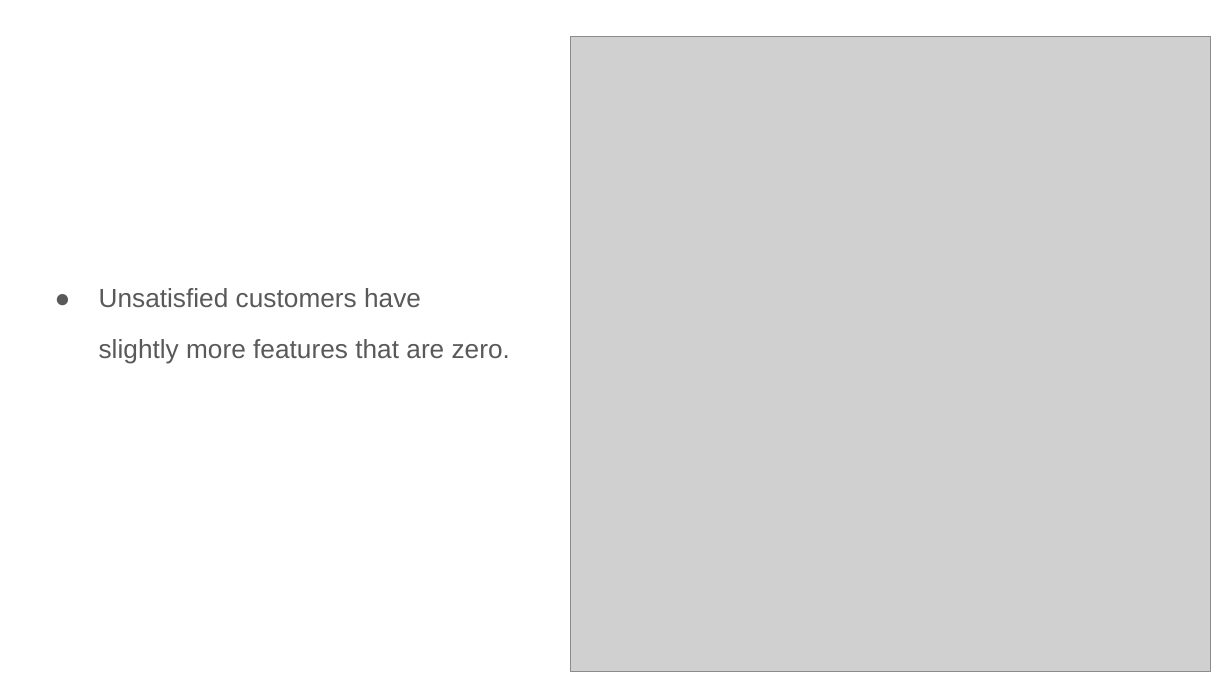
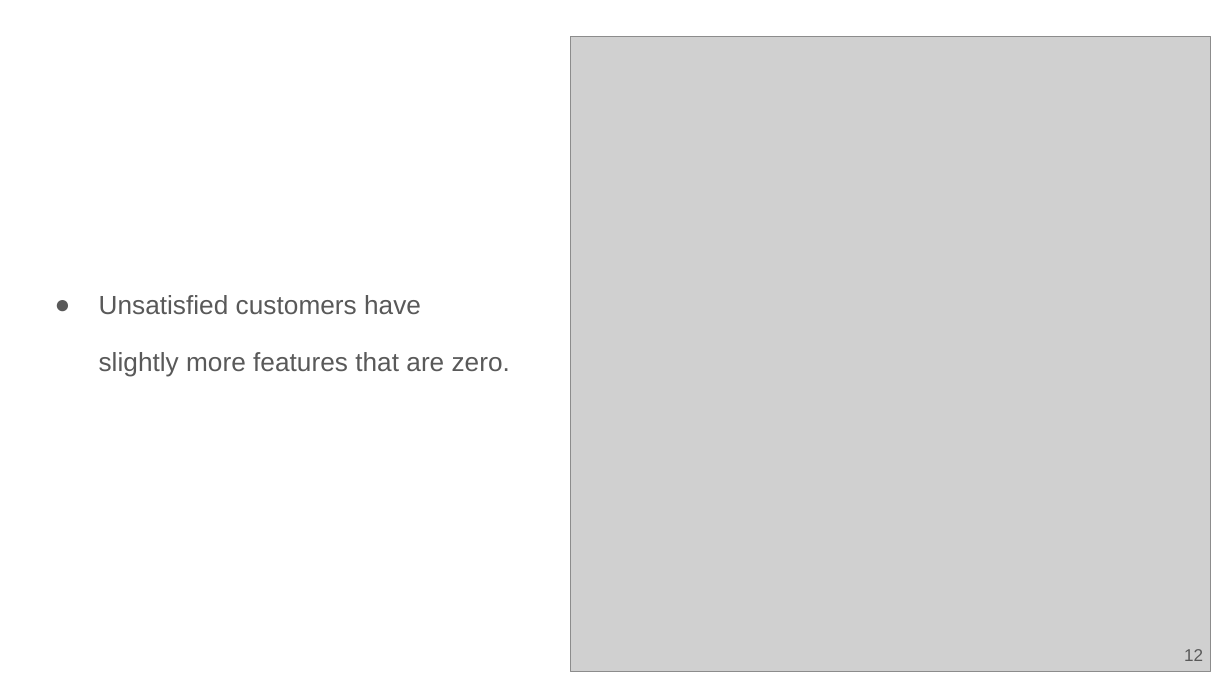
Before and after one commit to 1112-nccu-datascience/final-project-group1, a slide deck: slide 12 of docs/1112_DS-FP_group1.pptx. Drawn at 1232x693 pixels with LibreOffice and Linux fonts; fonts in the diff are those of the drawing; grey boxes stand for pictures. Boxes give left, top, right and bottom in pixels: in the first picture for what was removed or moved away, otherwise in the second. Text is boxed around its words. In the diff, an @@ line names an element or a change of style, - is before the commit and + after.

```diff
--- a/docs/1112_DS-FP_group1.pptx
+++ b/docs/1112_DS-FP_group1.pptx
@@ text "Unsatisfied customers have" at [99,295,510,377]: line spacing 0.95 to 1.15 @@
@@ page number added at [1184,649,1203,661], 10 pt, text #595959 @@
+12
```
Also in this commit, not shown: 19 other slides changed, 17 slides added, 7 slides removed.
